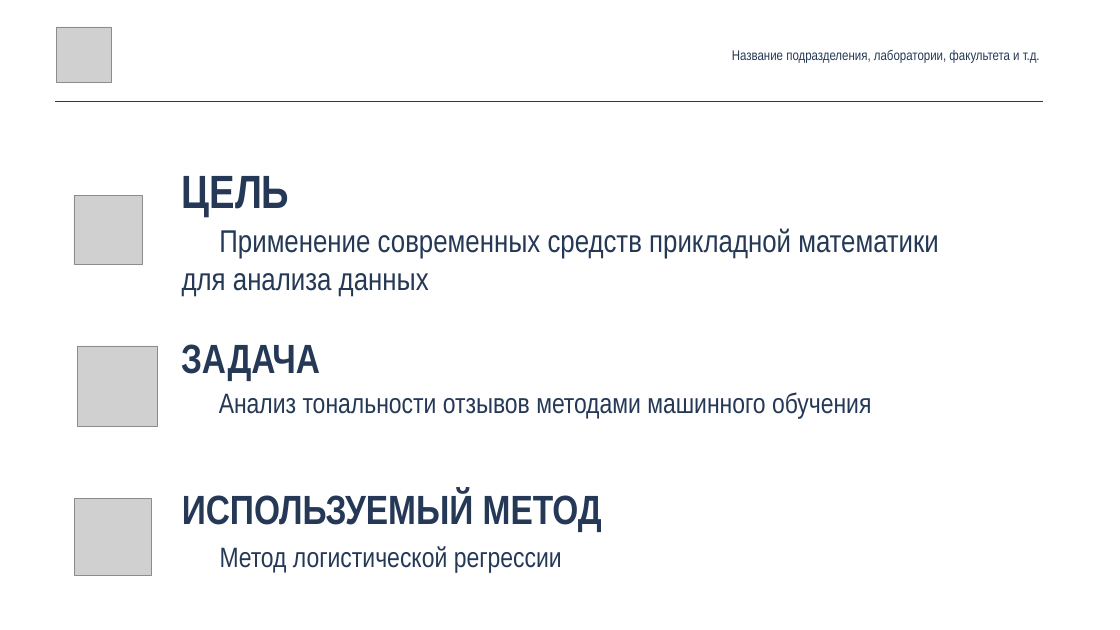
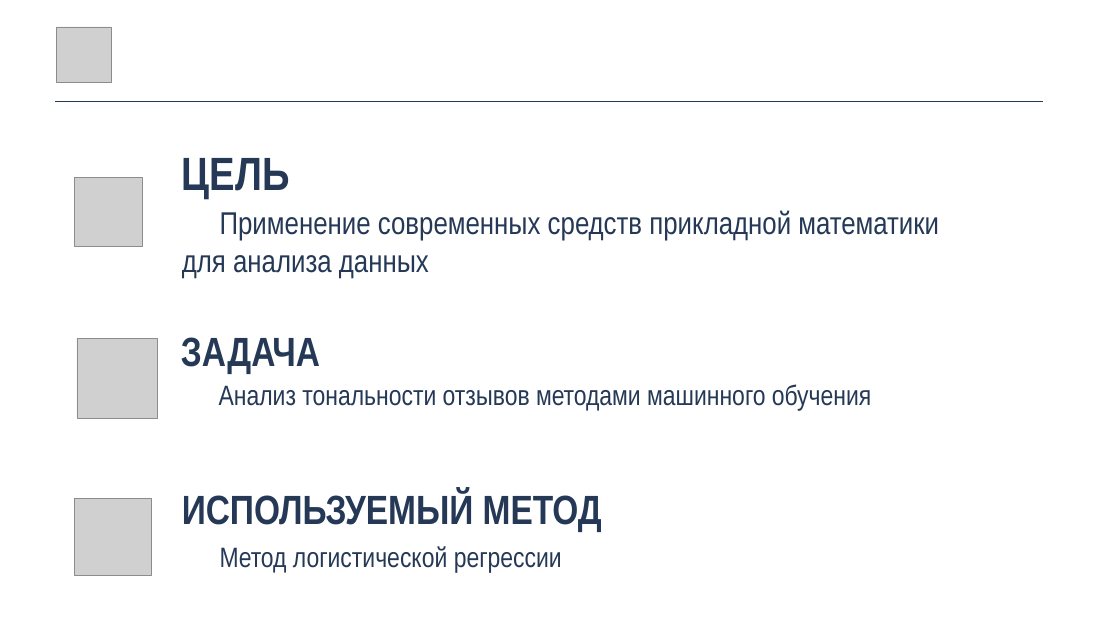
Before and after one commit to pekshin/kursach, a slide deck: slide 2 of Documents/Курсовая работа/Pekhterev_D.pptx. Drawn at 1120x630 pixels with LibreOffice and Linux fonts; fonts in the diff are those of the drawing; grey boxes stand for pictures. Boxes give left, top, right and bottom in pixels: in the first picture for what was removed or moved away, otherwise in the second. Text is boxed around its words. In the diff, an @@ line names an element or a change of style, - is before the commit and + after.

```diff
--- a/Documents/Курсовая работа/Pekhterev_D.pptx
+++ b/Documents/Курсовая работа/Pekhterev_D.pptx
@@ text removed at [732, 50, 1040, 63] @@
-Название подразделения, лаборатории, факультета и т.д.
@@ text "ЦЕЛЬ": place and size @@
-text "ЦЕЛЬ" at [182, 176, 939, 296]
+text "ЦЕЛЬ" at [182, 158, 939, 278]
@@ picture: place and size @@
-picture at [74, 196, 142, 264]
+picture at [74, 178, 142, 246]
@@ text "ЗАДАЧА": place and size @@
-text "ЗАДАЧА" at [181, 344, 871, 419]
+text "ЗАДАЧА" at [181, 337, 871, 411]
@@ picture: place and size @@
-picture at [77, 346, 157, 426]
+picture at [77, 338, 157, 418]
```
Also in this commit, not shown: 1 other slide changed, 6 slides added, 2 slides removed, 7 other files.
